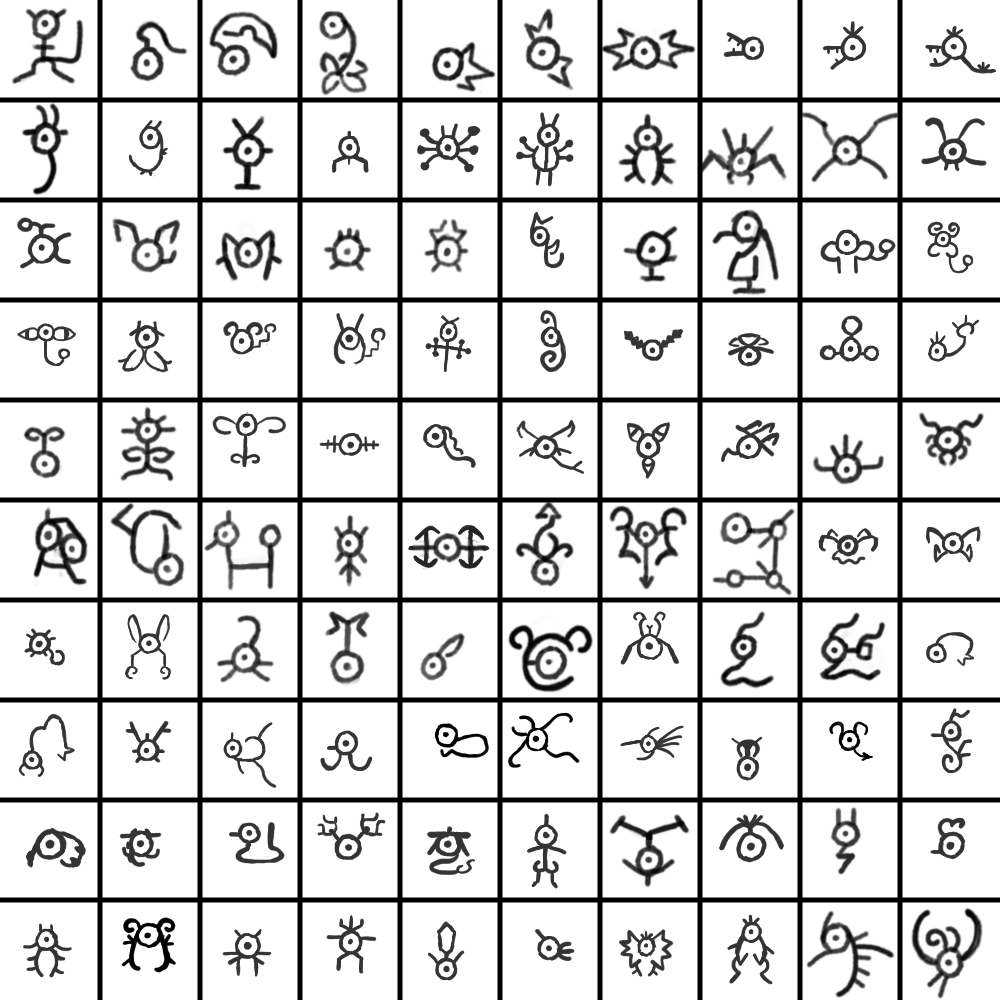
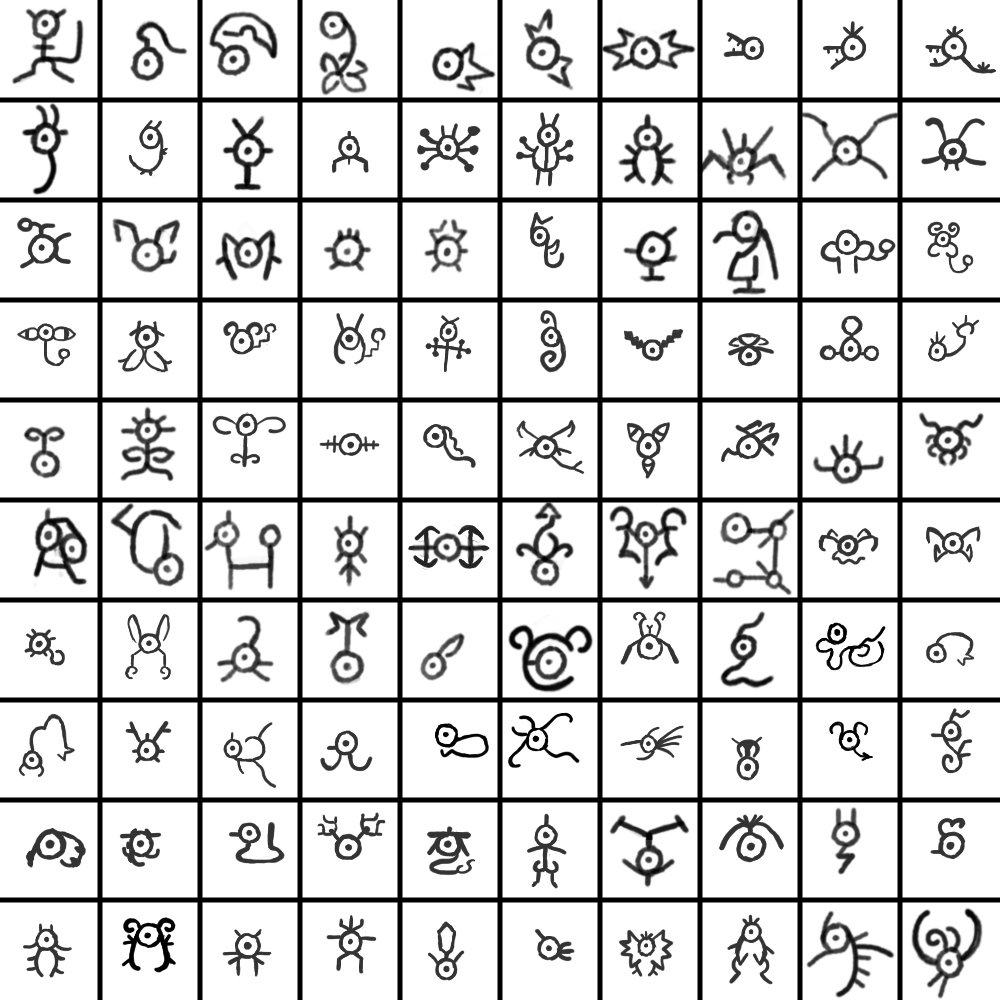
Revision of a layered (1000, 1000) image; what changed, layer by layer:
painted on "Paint Layer 1" over [815, 611, 886, 682]
